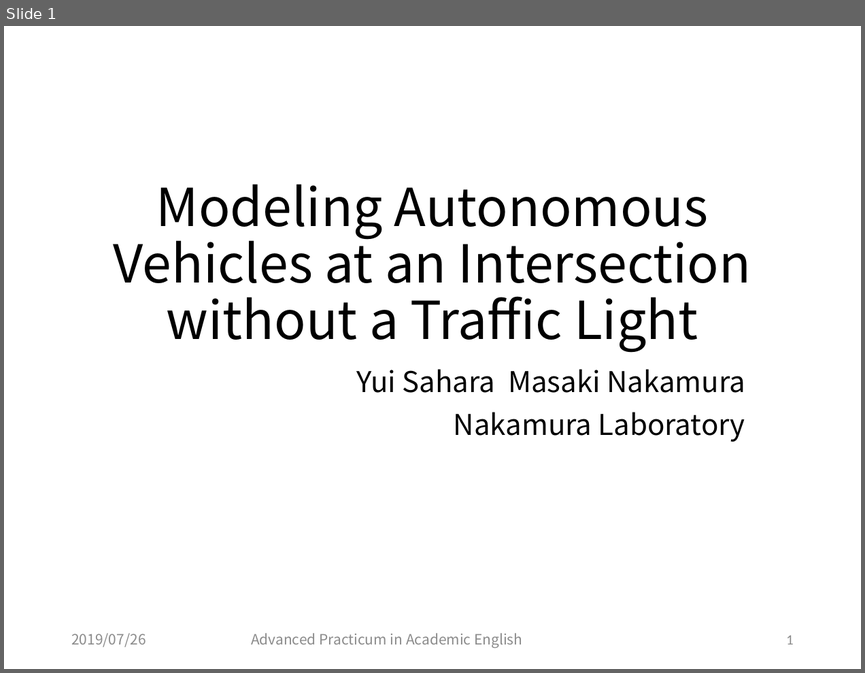
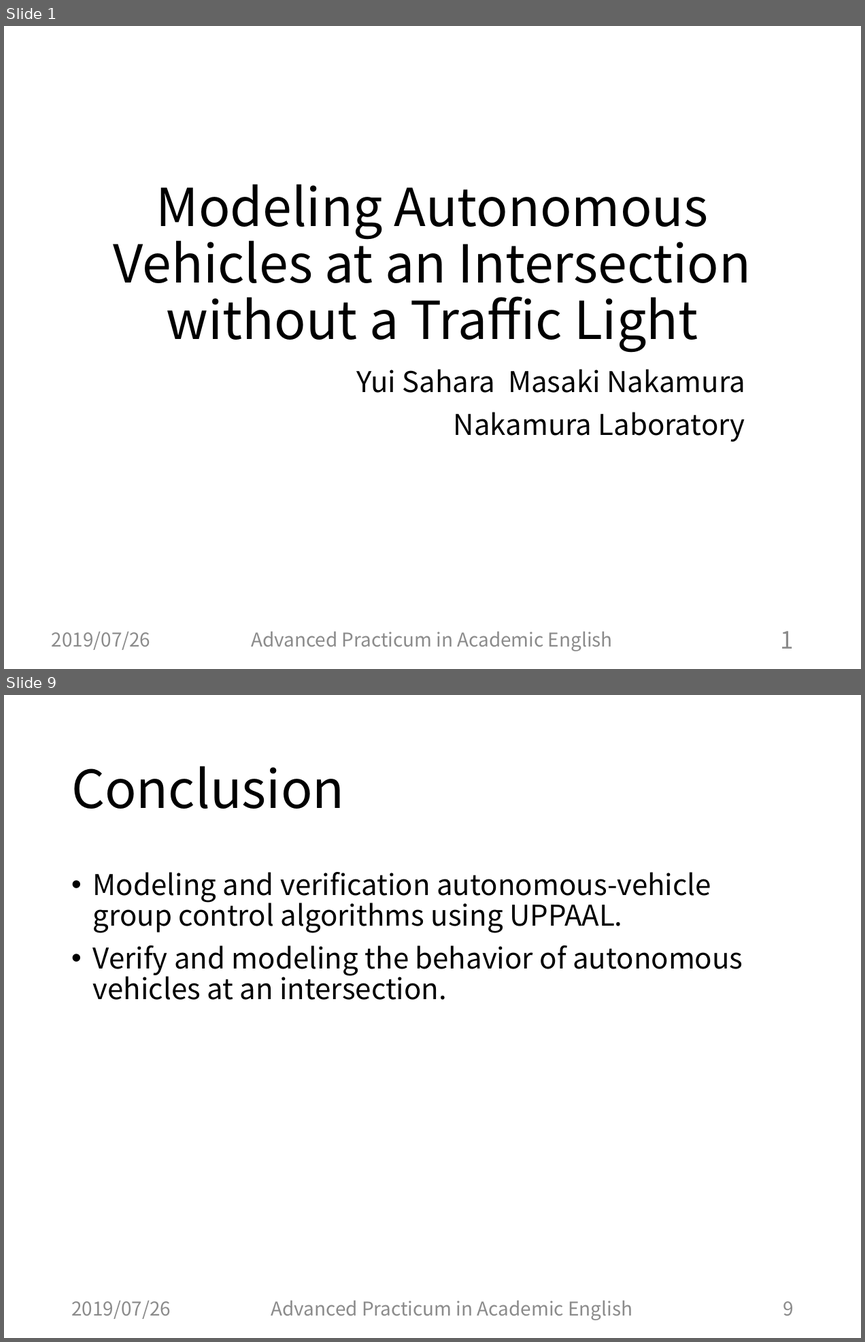
Before and after one commit to Sahara62/master2019, a slide deck: English/presenSlide.pptx. Shown one above the other, each under a label of ours: slide 1 before the commit, slides 1 and 9 after it; the slides between them are not shown. The pictures are 865x673 and 865x1342 pixels, drawn with LibreOffice and Linux fonts; fonts in the diff are those of the drawing. Boxes give left, top, right and bottom in pixels: in the first picture for what was removed or moved away, otherwise in the second. Text is boxed around its words. In the diff, an @@ line names an element or a change of style, - is before the commit and + after.

```diff
--- a/English/presenSlide.pptx
+++ b/English/presenSlide.pptx
@@ slide 9 added at (4, 695, 861, 1338), background #FFFFFF @@
@@ title added at (71, 766, 344, 809), 44 pt, text #000000 @@
+Conclusion
@@ text added at (93, 872, 742, 1000), 24 pt, text #000000 @@
+• Modeling and verification autonomous-vehicle group control algorithms using UPPAAL.
+• Verify and modeling the behavior of autonomous vehicles at an intersection.
@@ text added at (71, 1300, 171, 1319), 16 pt, text #8C8C8C @@
+2019/07/26
@@ text added at (271, 1300, 632, 1320), 16 pt, text #8C8C8C @@
+Advanced Practicum in Academic English
@@ page number added at (783, 1301, 793, 1315), 16 pt, text #8C8C8C @@
+9
@@ slide 1 changed as well @@
@@ text "2019/07/26": place and size @@
-text "2019/07/26" at (71, 633, 146, 647)
+text "2019/07/26" at (52, 631, 151, 650)
@@ text "2019/07/26" at (52, 631, 151, 650): size 12 to 16 pt @@
@@ text "Advanced Practicum in Academic English" at (251, 631, 613, 651): size 12 to 16 pt @@
@@ page number: place and size @@
-page number at (786, 635, 793, 644)
+page number at (780, 631, 793, 648)
@@ page number at (780, 631, 793, 648): size 12 to 20 pt, font Calibri to Noto Sans CJK JP @@
```
Also in this commit, not shown: 1 other slide changed, 9 other slides added.
